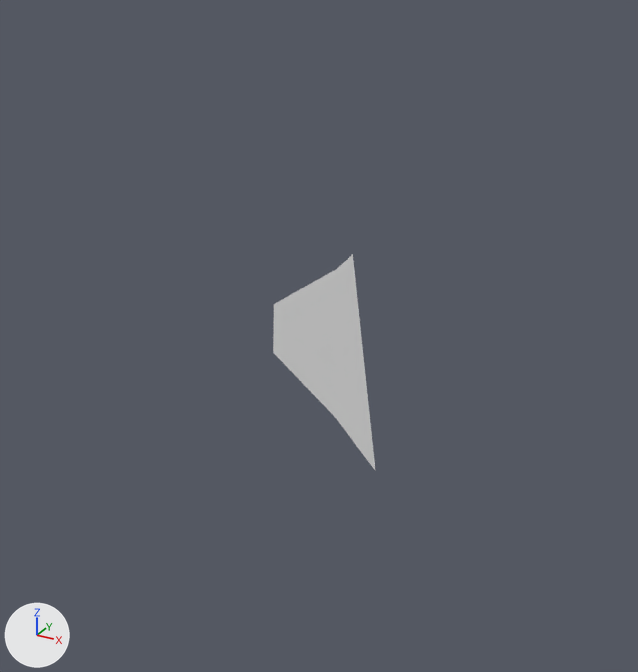
Before and after pictures for a commit that changed the FBX model fbxShatterApp/fbxShatterApp/shatter_fbx.fbx.
The view is the same before and after, from a 50 mm camera at (0.127, -0.196, 0.097) aimed at (0.016, 0.007, -0.004). Arrows for +X, +Y and +Z are at lower left; the lights stay in place. Where no turn or scale is listed for an object, it has been applied to the vertices.

Names of what the first picture shows: 'Untitled', '_ncl1_1'.
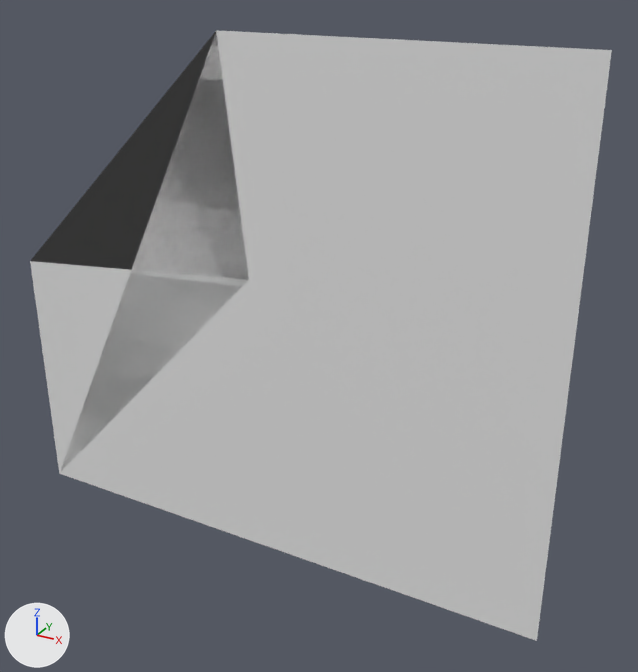
Location of each change, (x1, y1, x2, y2) in pixels of the pictures (638 x 672 px; the box of a moved part takes in the faces that stretch with it):
'_ncl1_4', added
    after: (336, 48, 612, 402)
'Untitled', reshaped (454% wider, 73% taller)
    before: (273, 269, 337, 418)
    after: (216, 30, 575, 288)
'_ncl1_5', added
    after: (310, 364, 572, 641)
'_ncl1_3', added
    after: (48, 353, 325, 561)
'_ncl1_7', added
    after: (31, 31, 249, 469)
'_ncl1_2', added
    after: (30, 261, 274, 394)
'_ncl1_6', added
    after: (258, 164, 450, 332)
part 1 of me_ncl1_3, moved or reshaped
    before: (336, 254, 375, 470)
    after: (273, 331, 329, 407)

Patch to the scene script:
```diff
--- a/fbxShatterApp/fbxShatterApp/shatter_fbx.fbx.py
+++ b/fbxShatterApp/fbxShatterApp/shatter_fbx.fbx.py
@@ me_ncl1_3 @@
 me_ncl1_3.from_pydata(...)  # 4 vertices, 1 face; spans x 0.025..0.038, y 0.0, z -0.0387..0.0247
 # verts and faces of me_ncl1_3; kept vertices keep their numbers, new ones are numbered from 4
+# me_ncl1_3 part 1
+delete_vertices([*range(0, 4)])  # with the faces that use them
+verts[4] = (0.0047, 0.0, -0.009)  # pixel (273, 352)
+verts[5] = (0.0217, 0.0, -0.0222)  # pixel (325, 406)
+verts[6] = (0.025, 0.0, -0.0199)  # pixel (335, 402)
+verts[7] = (0.025, 0.0, 0.0103)  # pixel (336, 302)
+verts[8] = (0.0049, 0.0, -0.0025)  # pixel (273, 332)
+faces += [(4, 5, 6, 7, 8)]
@@ me_ncl1_2 @@
 me_ncl1_2.from_pydata(...)  # 4 vertices, 1 face; spans x 0.0047..0.025, y 0.0, z -0.0248..0.0198
 # verts and faces of me_ncl1_2; kept vertices keep their numbers, new ones are numbered from 4
+# me_ncl1_2 part 2
+delete_vertices([*range(0, 4)])  # with the faces that use them
+verts[4] = (0.0549, 0.0, 0.0511)  # pixel (450, 163)
+verts[5] = (0.0808, 0.0, 0.0781)  # pixel (575, 48)
+verts[6] = (-0.0102, 0.0, 0.0781)  # pixel (216, 30)
+verts[7] = (-0.0029, 0.0, 0.0119)  # pixel (248, 279)
+verts[8] = (0.0, 0.0, 0.0098)  # pixel (257, 288)
+faces += [(4, 5, 6, 7, 8)]
@@ me_ncl1_11 @@
+me_ncl1_11.from_pydata([(0.0047, 0.0, -0.009), (-0.0884, 0.0, -0.0456), (-0.0884, 0.0, -0.0781), (0.0163, 0.0, -0.0781), (0.0217, 0.0, -0.0222)], [], [(0, 1, 2, 3, 4)])
+me_ncl1_11.polygons.foreach_set('use_smooth', [True] * 1)
@@ me_ncl1_12 @@
+me_ncl1_12.from_pydata([(0.025, 0.0, -0.0199), (0.0884, 0.0, 0.0067), (0.0884, 0.0, 0.0781), (0.0808, 0.0, 0.0781), (0.0549, 0.0, 0.0511), (0.025, 0.0, 0.0103)], [], [(0, 1, 2, 3, 4, 5)])
+me_ncl1_12.polygons.foreach_set('use_smooth', [True] * 1)
@@ me_ncl1_14 @@
+me_ncl1_14.from_pydata([(0.025, 0.0, 0.0103), (0.0549, 0.0, 0.0511), (0.0, 0.0, 0.0098), (0.0049, 0.0, -0.0025)], [], [(0, 1, 2, 3)])
+me_ncl1_14.polygons.foreach_set('use_smooth', [True] * 1)
@@ me_ncl1_10 @@
+me_ncl1_10.from_pydata([(-0.0029, 0.0, 0.0119), (-0.0884, 0.0, 0.0034), (-0.0884, 0.0, -0.0456), (0.0047, 0.0, -0.009), (0.0049, 0.0, -0.0025), (0.0, 0.0, 0.0098)], [], [(0, 1, 2, 3, 4, 5)])
+me_ncl1_10.polygons.foreach_set('use_smooth', [True] * 1)
@@ me_ncl1_13 @@
+me_ncl1_13.from_pydata([(0.0217, 0.0, -0.0222), (0.0163, 0.0, -0.0781), (0.0884, 0.0, -0.0781), (0.0884, 0.0, 0.0067), (0.025, 0.0, -0.0199)], [], [(0, 1, 2, 3, 4)])
+me_ncl1_13.polygons.foreach_set('use_smooth', [True] * 1)
@@ me_ncl1_15 @@
+me_ncl1_15.from_pydata([(-0.088, 0.0, 0.003), (-0.003, 0.0, 0.012), (-0.088, 0.0, -0.078), (-0.01, 0.0, 0.078)], [], [(0, 1, 2, 3)])
+me_ncl1_15.polygons.foreach_set('use_smooth', [True] * 1)
@@ ob_ncl1_3 @@
+ob_ncl1_3 = bpy.data.objects.new('_ncl1_3', me_ncl1_11)
+ob_ncl1_3.location = (0.0, 0.0, 0.0)
@@ ob_ncl1_4 @@
+ob_ncl1_4 = bpy.data.objects.new('_ncl1_4', me_ncl1_12)
+ob_ncl1_4.location = (0.0, 0.0, 0.0)
@@ ob_ncl1_6 @@
+ob_ncl1_6 = bpy.data.objects.new('_ncl1_6', me_ncl1_14)
+ob_ncl1_6.location = (0.0, 0.0, 0.0)
@@ ob_ncl1_2 @@
+ob_ncl1_2 = bpy.data.objects.new('_ncl1_2', me_ncl1_10)
+ob_ncl1_2.location = (0.0, 0.0, 0.0)
@@ ob_ncl1_5 @@
+ob_ncl1_5 = bpy.data.objects.new('_ncl1_5', me_ncl1_13)
+ob_ncl1_5.location = (0.0, 0.0, 0.0)
@@ ob_ncl1_7 @@
+ob_ncl1_7 = bpy.data.objects.new('_ncl1_7', me_ncl1_15)
+ob_ncl1_7.location = (0.0, 0.0, 0.0)
```
